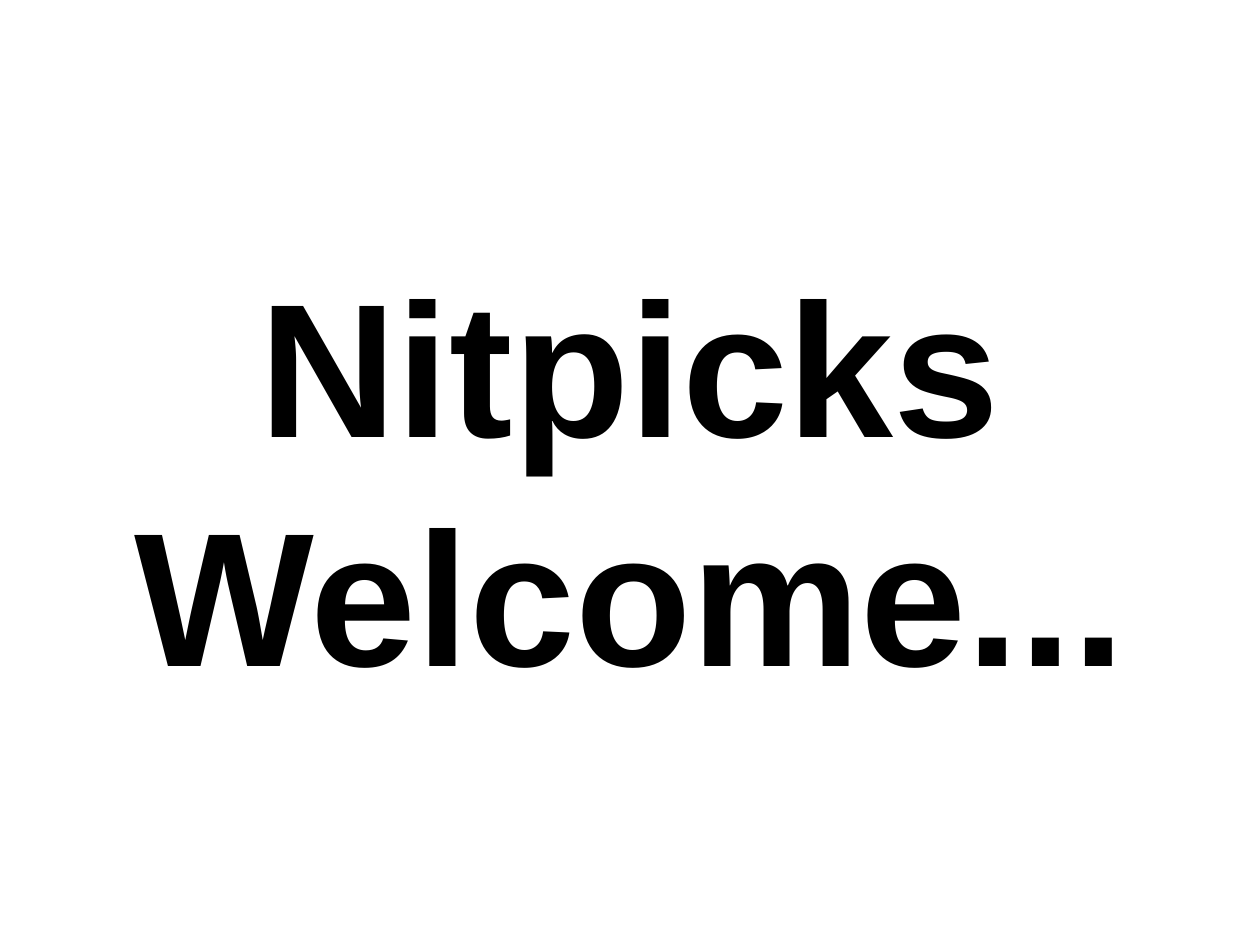
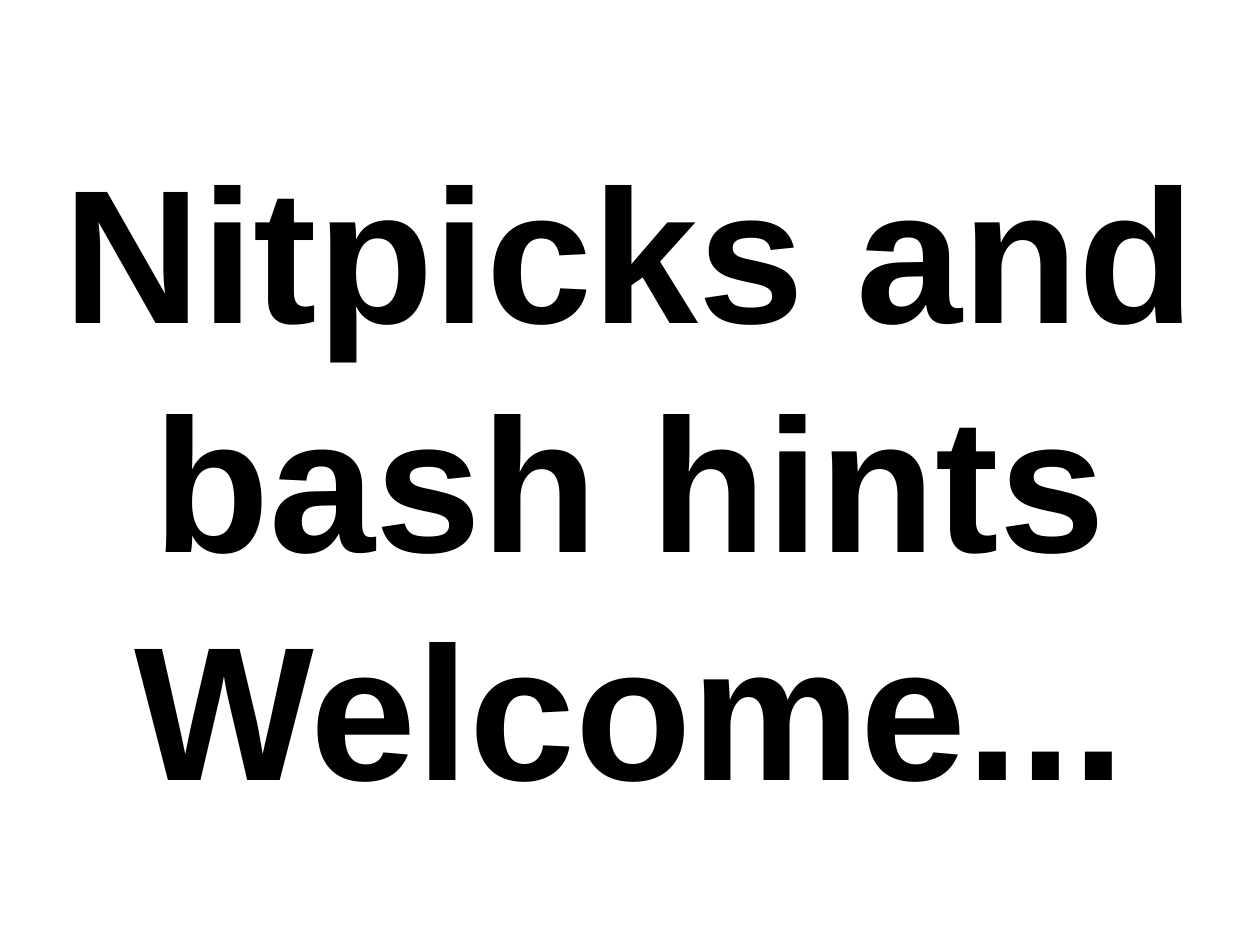
Before and after one commit to thewoolleyman/ci_for_the_rails_guy_or_gal, a slide deck: slide 22 of presentation/ci_for_the_web_2.0_guy_or_gal.odp. Drawn at 1260x945 pixels with LibreOffice and Linux fonts; fonts in the diff are those of the drawing. Boxes give left, top, right and bottom in pixels: in the first picture for what was removed or moved away, otherwise in the second. Text is boxed around its words. In the diff, an @@ line names an element or a change of style, - is before the commit and + after.

```diff
--- a/presentation/ci_for_the_web_2.0_guy_or_gal.odp
+++ b/presentation/ci_for_the_web_2.0_guy_or_gal.odp
@@ title at (x1=64, y1=185, x2=1195, y2=782): text changed @@
-Nitpicks Welcome...
+Nitpicks and bash hints Welcome...
```
Also in this commit, not shown: 4 other slides changed, 2 slides added.
